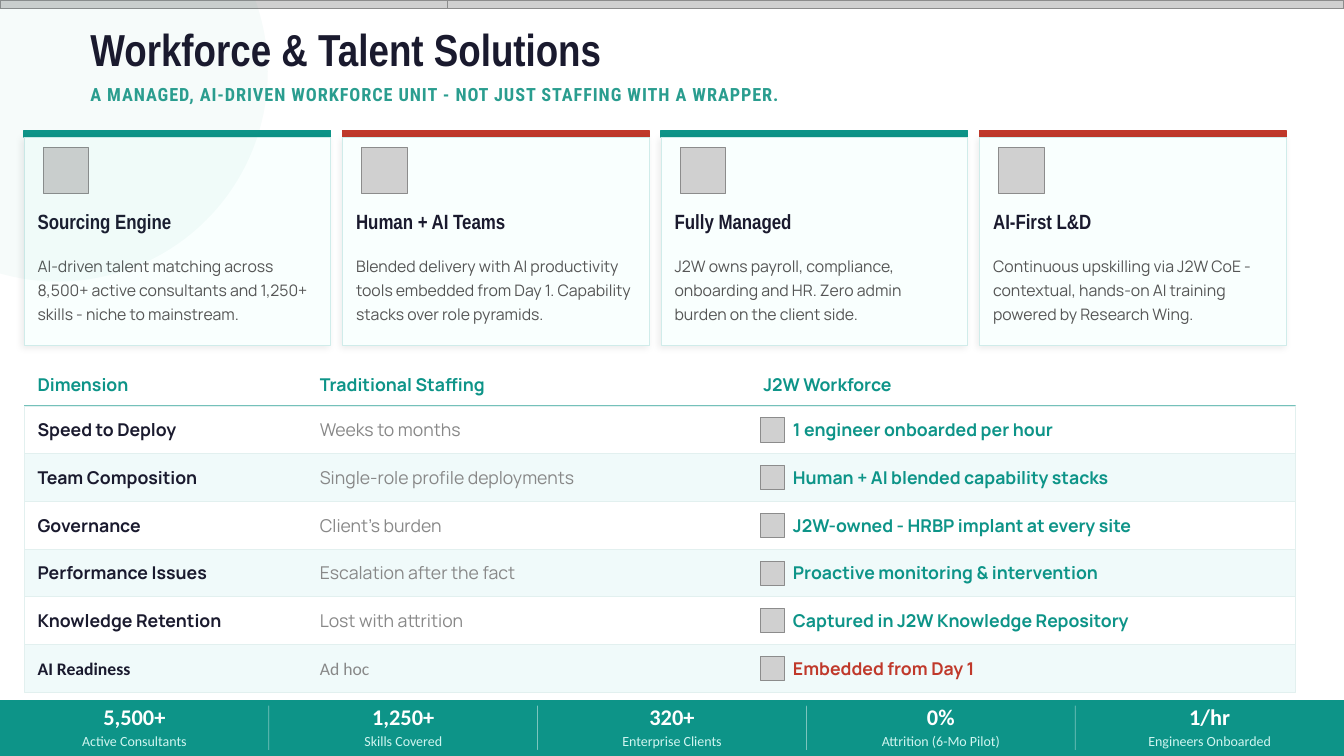
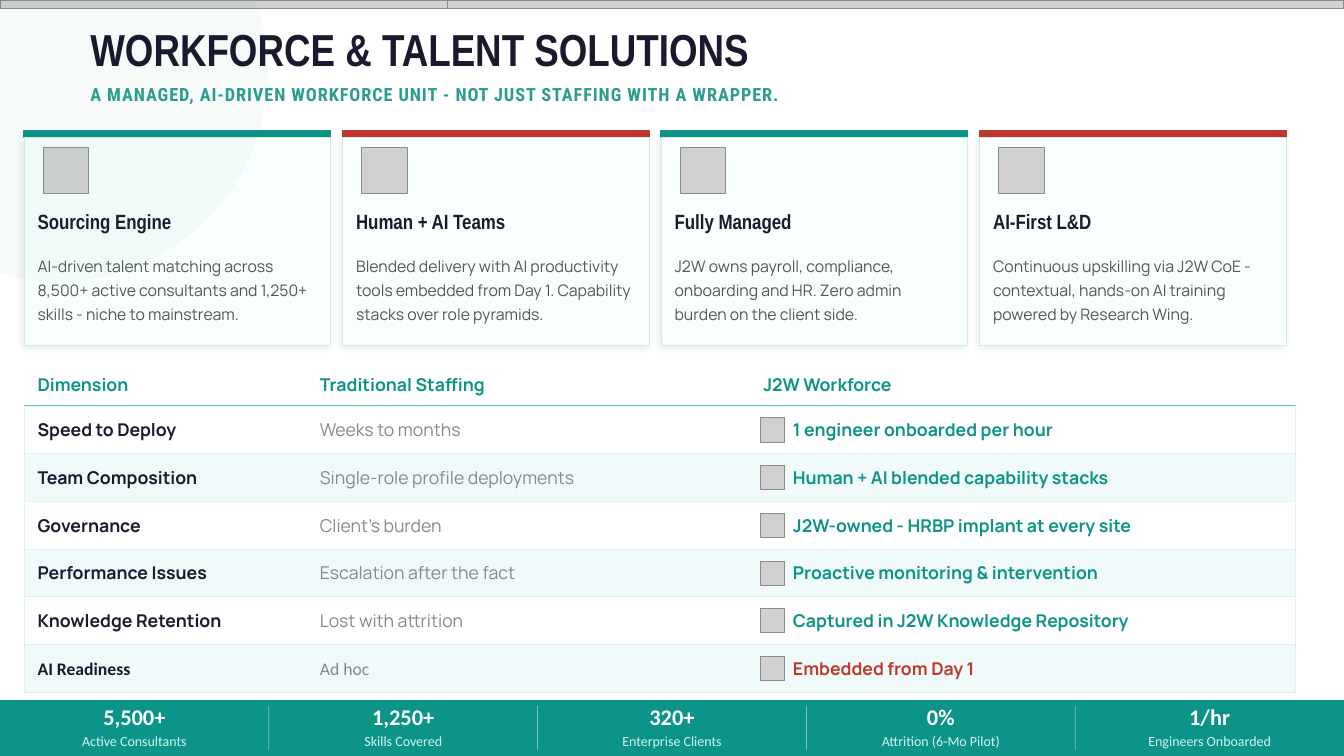
Before and after one commit to athu07/Deck-Engine, a slide deck: slide 14 of data/decks/WORKING_COPY_Master_Deck.pptx. Drawn at 1344x756 pixels with LibreOffice and Linux fonts; fonts in the diff are those of the drawing; grey boxes stand for pictures; background and template pictures are left out. Boxes give left, top, right and bottom in pixels: in the first picture for what was removed or moved away, otherwise in the second. Text is boxed around its words. In the diff, an @@ line names an element or a change of style, - is before the commit and + after.

```diff
--- a/data/decks/WORKING_COPY_Master_Deck.pptx
+++ b/data/decks/WORKING_COPY_Master_Deck.pptx
@@ text at [90, 34, 748, 67]: text changed @@
-Workforce & Talent Solutions
+WORKFORCE & TALENT SOLUTIONS
```
Also in this commit, not shown: 8 other slides changed, 12 other files.
